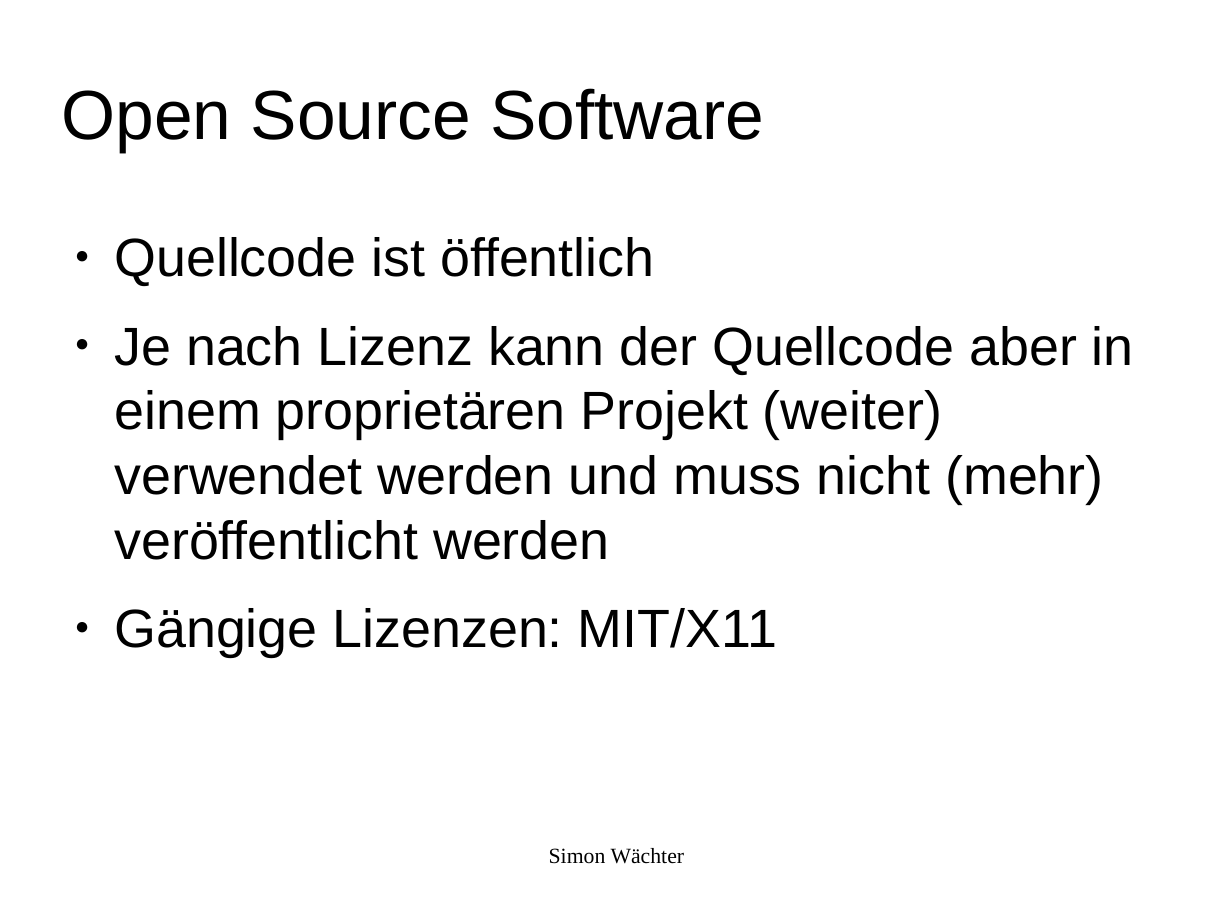
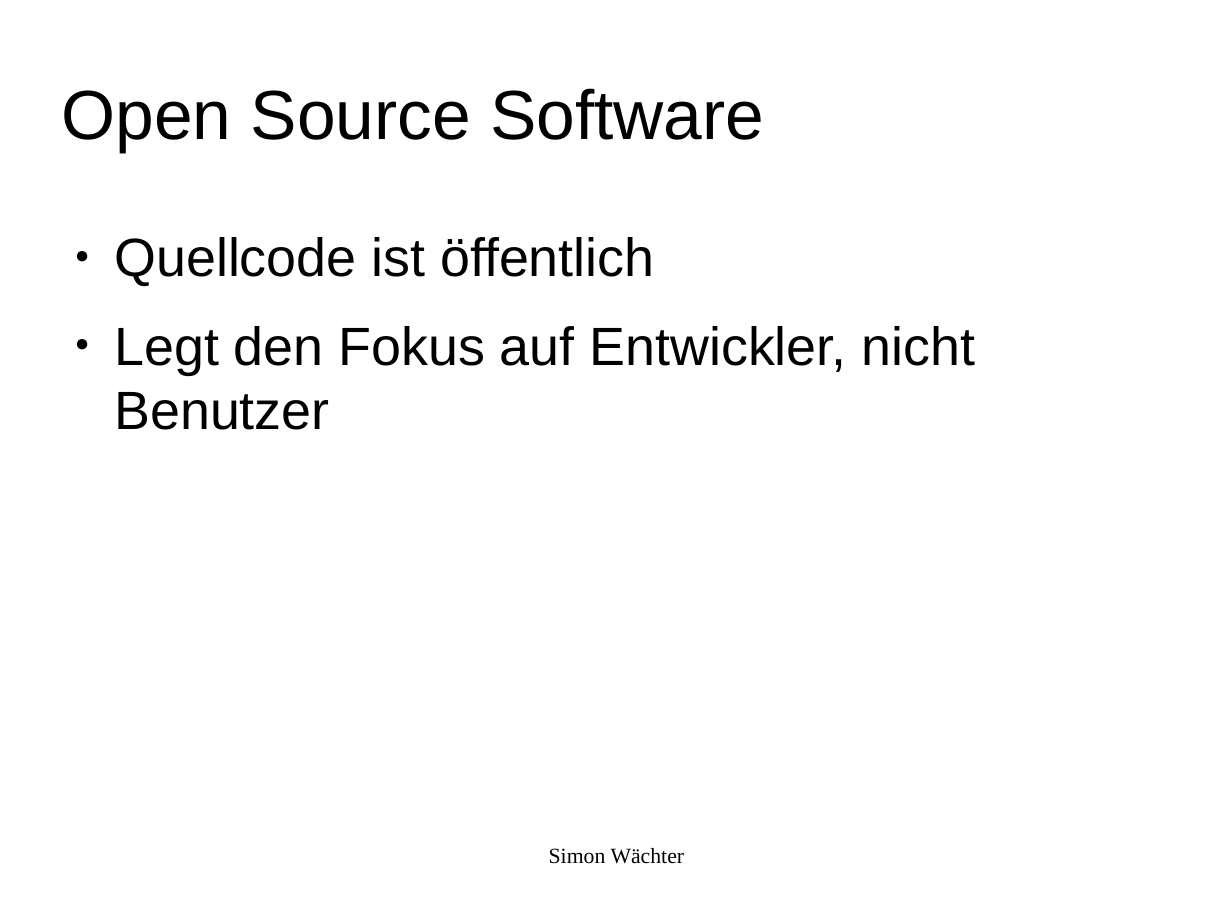
Before and after one commit to swaechter/presentations, a slide deck: slide 8 of 2014_05_10_Ubucon_2014/Freie_Software_Was_ist_das.odp. Drawn at 1232x924 pixels with LibreOffice and Linux fonts; fonts in the diff are those of the drawing; background and template pictures are left out. Boxes give left, top, right and bottom in pixels: in the first picture for what was removed or moved away, otherwise in the second. Text is boxed around its words. In the diff, an @@ line names an element or a change of style, - is before the commit and + after.

```diff
--- a/2014_05_10_Ubucon_2014/Freie_Software_Was_ist_das.odp
+++ b/2014_05_10_Ubucon_2014/Freie_Software_Was_ist_das.odp
@@ text at (114, 326, 976, 430): text changed @@
-● Je nach Lizenz kann der Quellcode aber in einem proprietären Projekt (weiter) verwendet werden und muss nicht (mehr) veröffentlicht werden
-● Gängige Lizenzen: MIT/X11
+● Legt den Fokus auf Entwickler, nicht Benutzer
```
Also in this commit, not shown: 9 other slides changed, 1 slide added.
